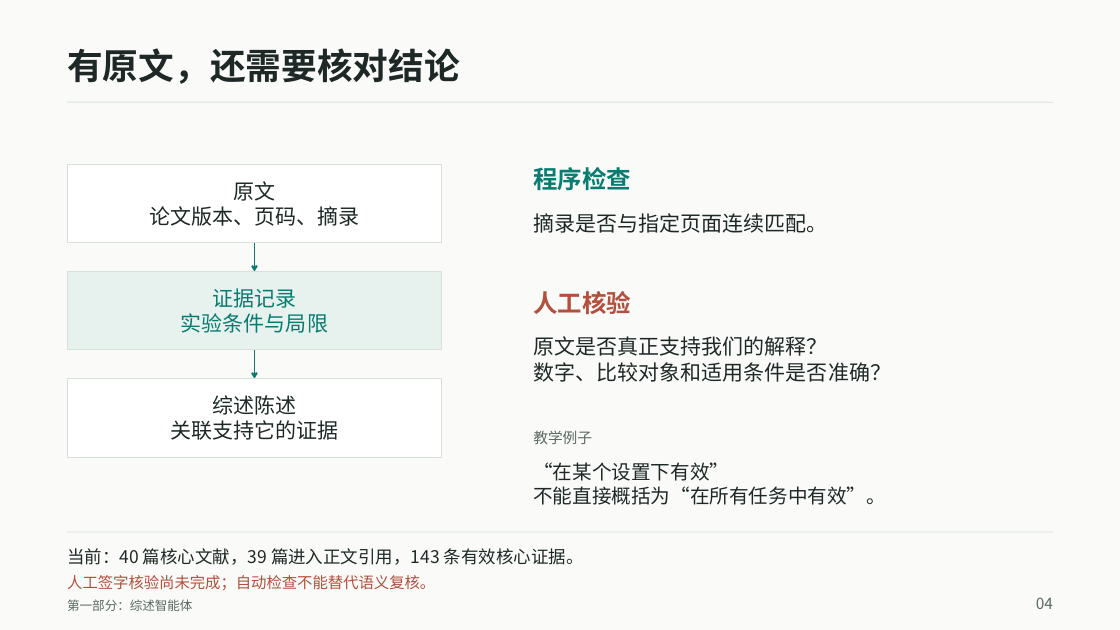
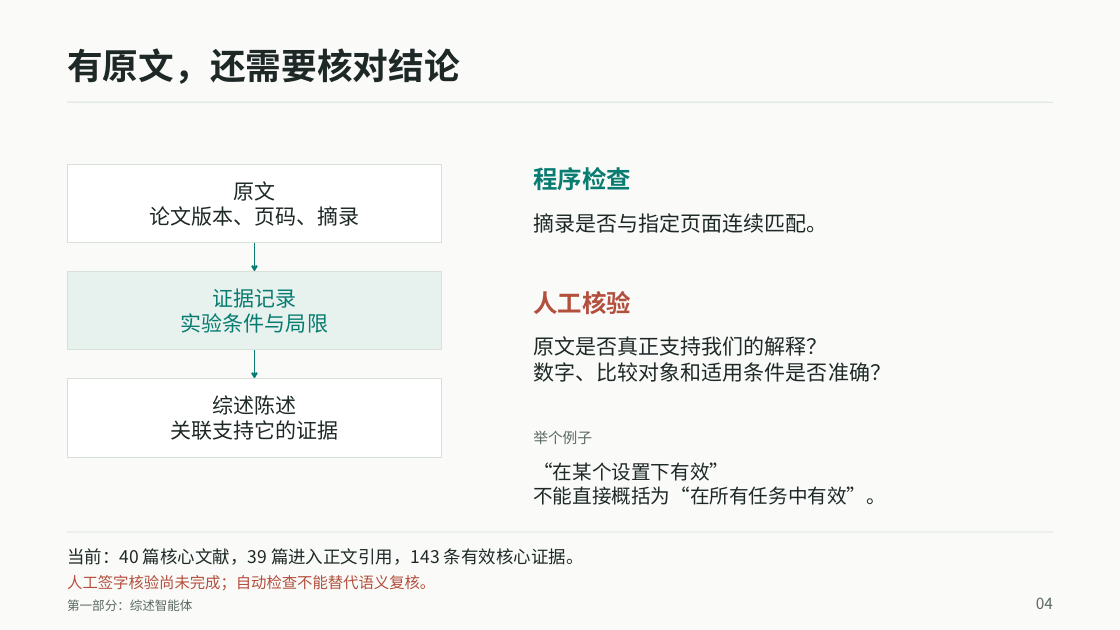
Before and after one commit to JiaweiWangi/agent-memory-survey, a slide deck: slide 4 of slides/output/long_term_memory_course_astra.pptx. Drawn at 1120x630 pixels with LibreOffice and Linux fonts; fonts in the diff are those of the drawing. Boxes give left, top, right and bottom in pixels: in the first picture for what was removed or moved away, otherwise in the second. Text is boxed around its words. In the diff, an @@ line names an element or a change of style, - is before the commit and + after.

Commit message:
docs(slides): 按评审意见调整三处措辞并补充备注口径
页面改动（仅措辞，字数不变，排版不动）：
- 第 1 页 小标签「教学情境，非实验输出」→「一个易懂的例子是：」
- 第 4 页 小标签「教学例子」→「举个例子」
- 第 7 页 小标签「教学情境，非实验输出」→「举一个虚构的例子：」

动机：原措辞读起来像自我辩解，不像在跟同学分享内容。

备注补充（观众不可见）：
- 第 1、7 页备注末尾各加一行「口径提醒」，说明页面上举的例子是虚构的
  教学情境，既不是论文数据集也不是本系统实测输出，并给出被追问时的
  口头补充话术。这样页面保持分享口吻，同时不丢免责信息。

其余 9 页文字、12 页备注、既有批注均未改动。

```diff
--- a/slides/output/long_term_memory_course_astra.pptx
+++ b/slides/output/long_term_memory_course_astra.pptx
@@ text at [533, 430, 592, 444]: text changed @@
-教学例子
+举个例子
```
Also in this commit, not shown: 4 other slides changed.
